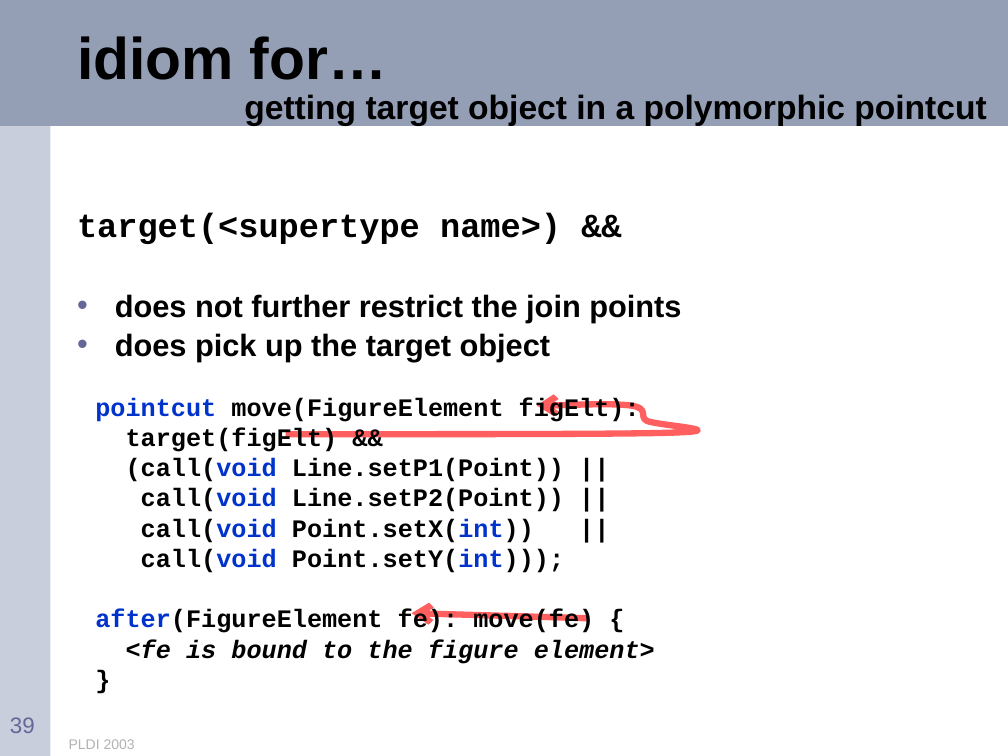
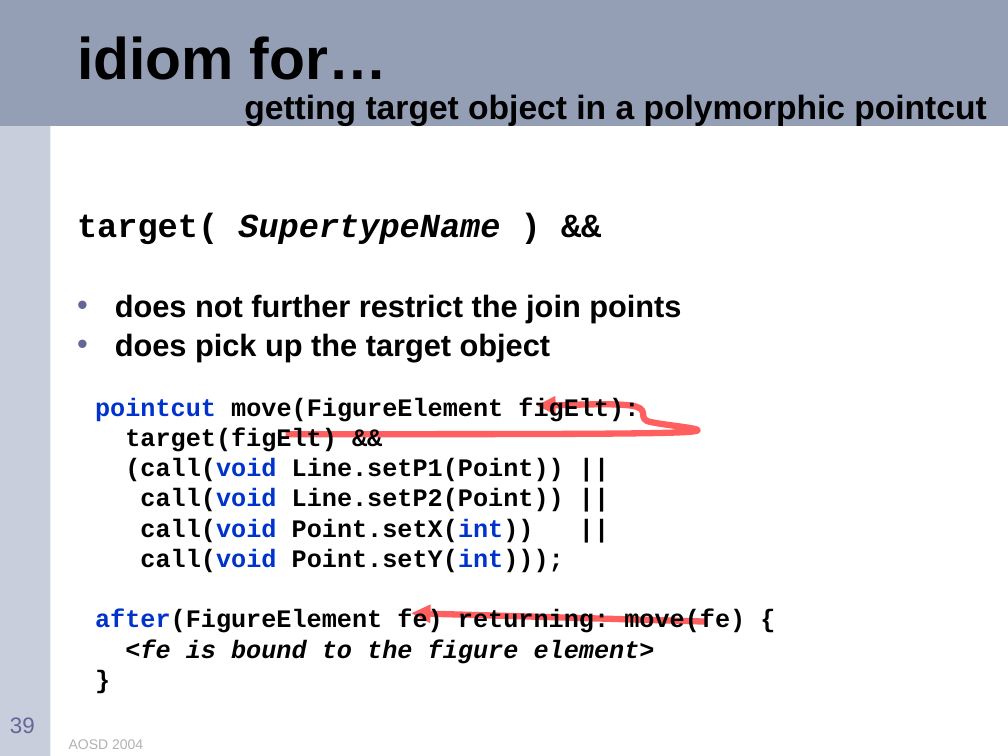
Before and after one commit to eclipse-aspectj/aspectj, a slide deck: slide 39 of docs/teaching/tutorial.ppt. Drawn at 1008x756 pixels with LibreOffice and Linux fonts; fonts in the diff are those of the drawing. Boxes give left, top, right and bottom in pixels: in the first picture for what was removed or moved away, otherwise in the second. Text is boxed around its words. In the diff, an @@ line names an element or a change of style, - is before the commit and + after.

Commit message:
updated tutorial for AOSD 2004

```diff
--- a/docs/teaching/tutorial.ppt
+++ b/docs/teaching/tutorial.ppt
@@ text at (x1=77, y1=213, x2=500, y2=244): text changed; italic on @@
-target(<supertype name>) &&
+target( SupertypeName ) &&
@@ text at (x1=95, y1=609, x2=745, y2=633): text changed @@
-after(FigureElement fe): move(fe) {
+after(FigureElement fe) returning: move(fe) {
@@ freeform shape resized from (x1=411, y1=613, x2=588, y2=618) to (x1=411, y1=613, x2=706, y2=621) @@
@@ text at (x1=69, y1=739, x2=143, y2=749): text changed @@
-PLDI 2003
+AOSD 2004
```
Also in this commit, not shown: 106 other slides changed, 8 slides added, 4 slides removed.
